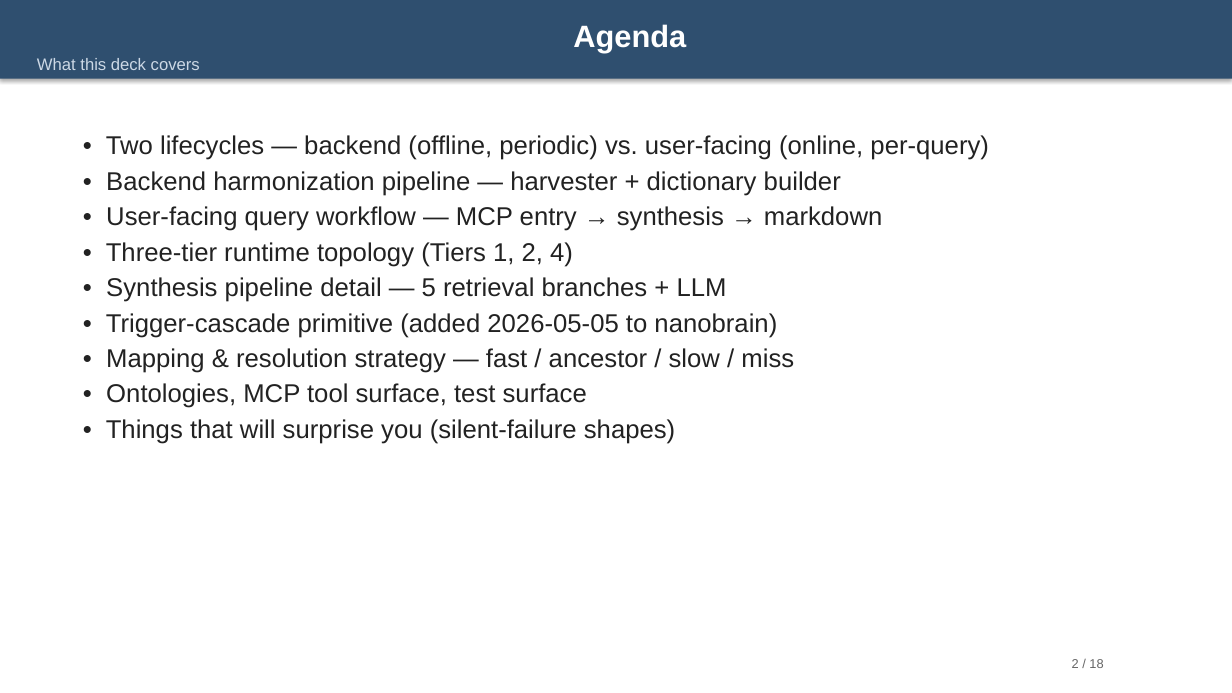
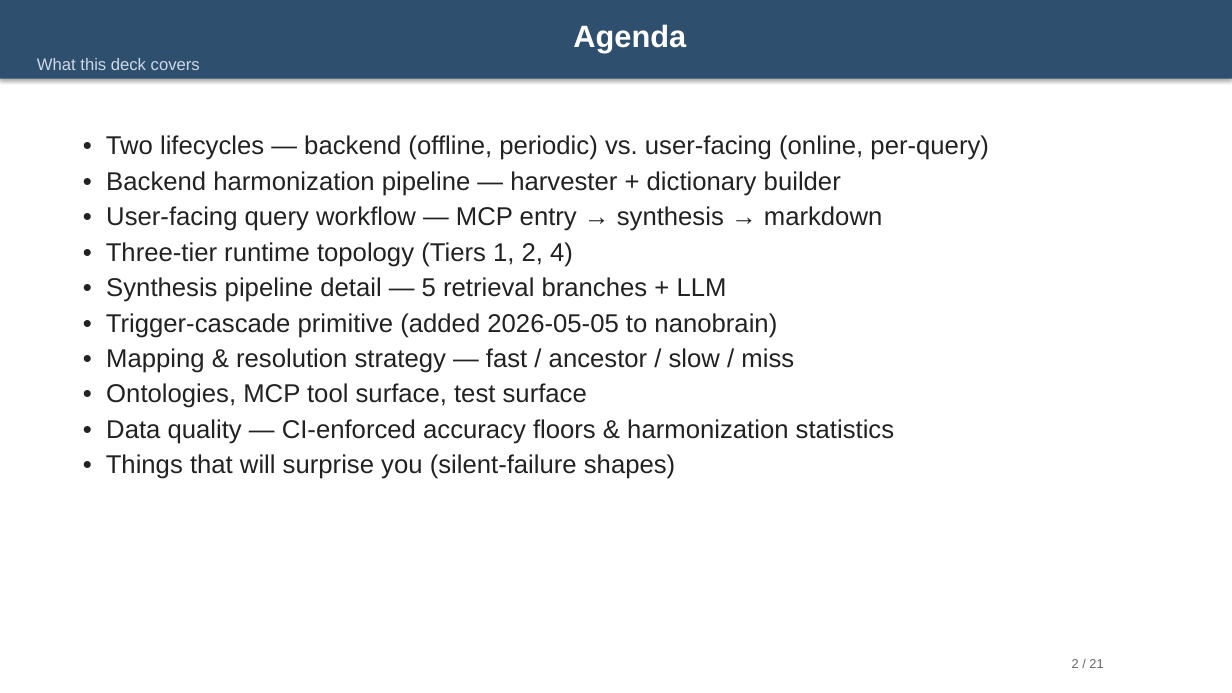
Before and after one commit to AlexandrNP/apecx-mcp-integration, a slide deck: slide 2 of docs/architecture_slides.pptx. Drawn at 1232x693 pixels with LibreOffice and Linux fonts; fonts in the diff are those of the drawing. Boxes give left, top, right and bottom in pixels: in the first picture for what was removed or moved away, otherwise in the second. Text is boxed around its words. In the diff, an @@ line names an element or a change of style, - is before the commit and + after.

```diff
--- a/docs/architecture_slides.pptx
+++ b/docs/architecture_slides.pptx
@@ text at box(106, 419, 894, 444): paragraph added @@
+• Data quality — CI-enforced accuracy floors & harmonization statistics
@@ text at box(1072, 659, 1103, 668): text changed @@
-2 / 18
+2 / 21
```
Also in this commit, not shown: 16 other slides changed, 3 slides added, 5 other files.
